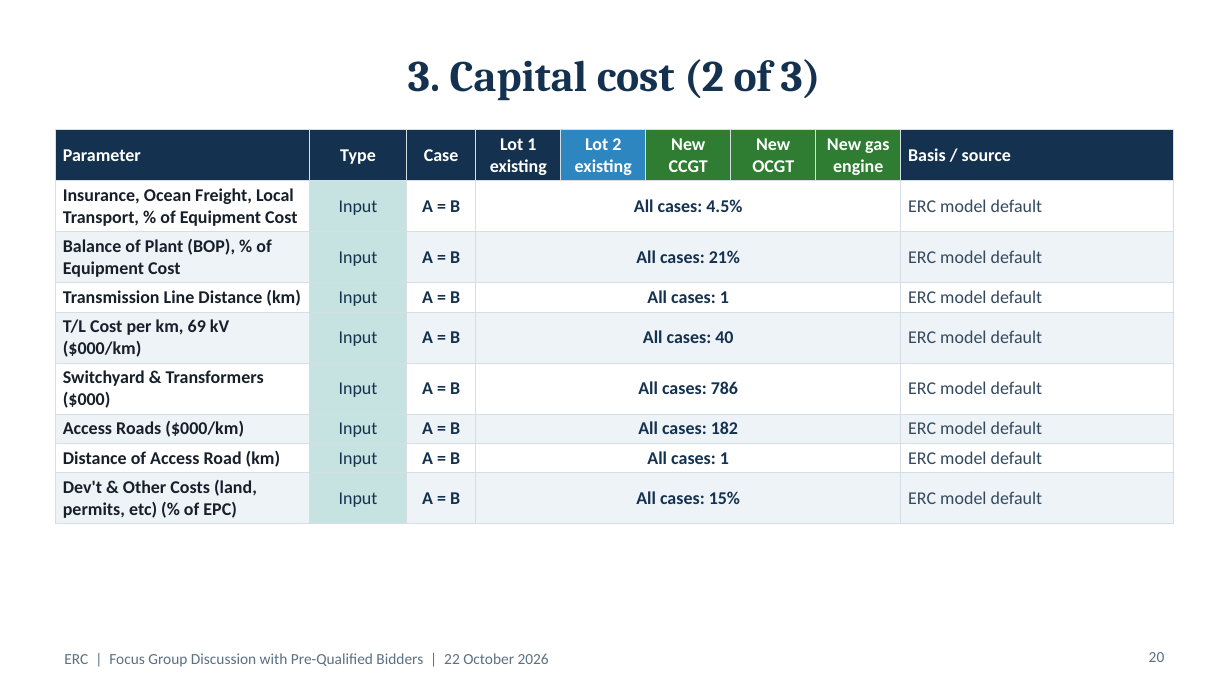
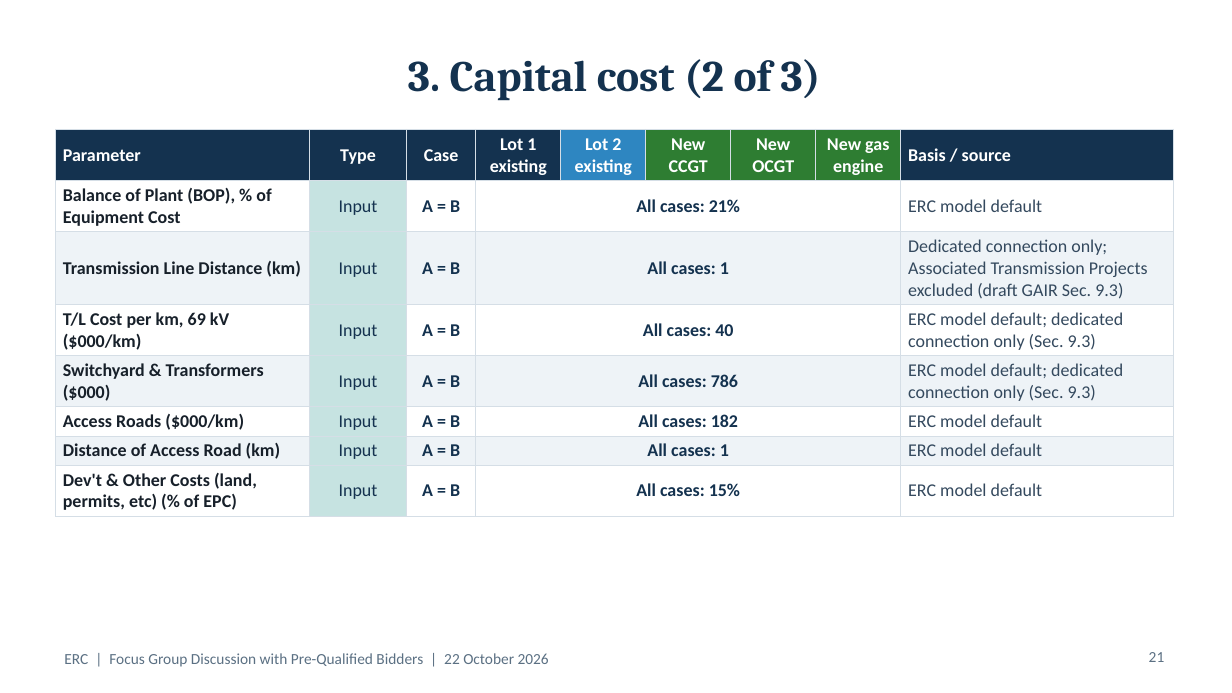
Before and after one commit to polyphase123/Midmerit, a slide deck: slide 21 of ERC_FGD_Model_Assumptions.pptx (slide 20 before the commit). Drawn at 1232x693 pixels with LibreOffice and Linux fonts; fonts in the diff are those of the drawing. Boxes give left, top, right and bottom in pixels: in the first picture for what was removed or moved away, otherwise in the second. Text is boxed around its words. In the diff, an @@ line names an element or a change of style, - is before the commit and + after.

```diff
--- a/ERC_FGD_Model_Assumptions.pptx
+++ b/ERC_FGD_Model_Assumptions.pptx
@@ table at <box>55,129,1174,514</box> @@
-row 2: Insurance, Ocean Freight, Local Transport, % of Equipment Cost | Input | A = B | All cases: 4.5% |  |  |  |  | ERC model default
-row 3, column 9: ERC model default
+row 3, column 9: Dedicated connection only; Associated Transmission Projects excluded (draft GAIR Sec. 9.3)
-row 4, column 9: ERC model default
+row 4, column 9: ERC model default; dedicated connection only (Sec. 9.3)
-row 5, column 9: ERC model default
+row 5, column 9: ERC model default; dedicated connection only (Sec. 9.3)
@@ page number at <box>1149,652,1165,662</box>: text changed @@
-20
+21
```
Also in this commit, not shown: 16 other slides changed, 1 slide added.
